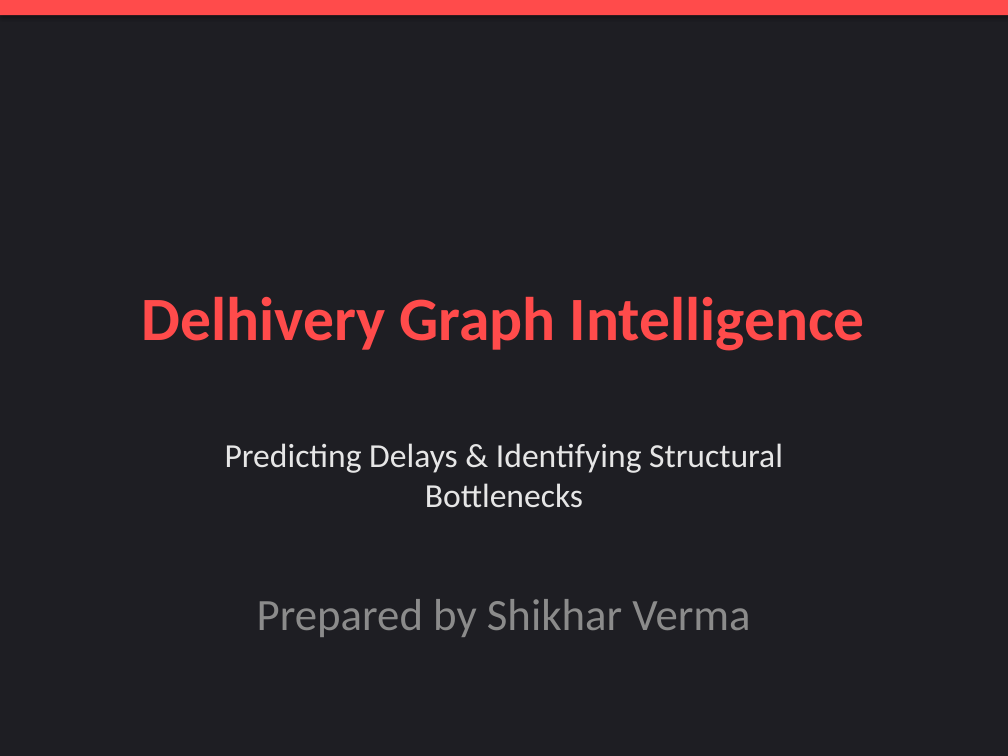
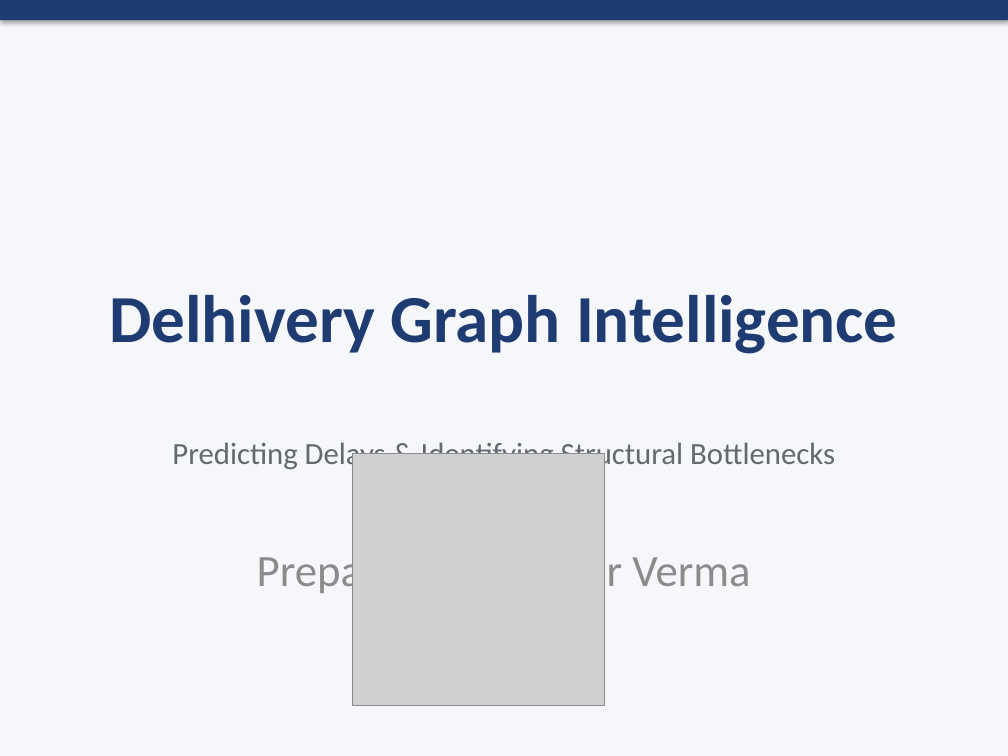
Before and after one commit to Shikhyy/Delhivery-Graph-Intelligence-System, a slide deck: slide 1 of Pitch_Deck.pptx. Drawn at 1008x756 pixels with LibreOffice and Linux fonts; fonts in the diff are those of the drawing; grey boxes stand for pictures. Boxes give left, top, right and bottom in pixels: in the first picture for what was removed or moved away, otherwise in the second. Text is boxed around its words. In the diff, an @@ line names an element or a change of style, - is before the commit and + after.

Commit message:
Enhance PPTX with minimalist corporate design and AI-generated vector doodles

```diff
--- a/Pitch_Deck.pptx
+++ b/Pitch_Deck.pptx
@@ background #1E1E23 to #F5F7FA @@
@@ rectangle: place and size @@
-rectangle at [0,0,1008,15]
+rectangle at [0,0,1008,20]
@@ rectangle at [0,0,1008,20]: fill #FF4B4B to #1E3C72 @@
@@ title "Delhivery Graph Intelligence" at [109,295,898,354]: size 44 to 48 pt, text colour #FF4B4B to #1E3C72 @@
@@ subtitle at [172,438,835,472]: size 24 to 22 pt, text colour #E6E6E6 to #64696E in "Predicting Delays & Identifying Structural Bottlenecks" @@
@@ picture added at [353,454,605,706] @@
```
Also in this commit, not shown: 8 other slides changed, 4 other files.
